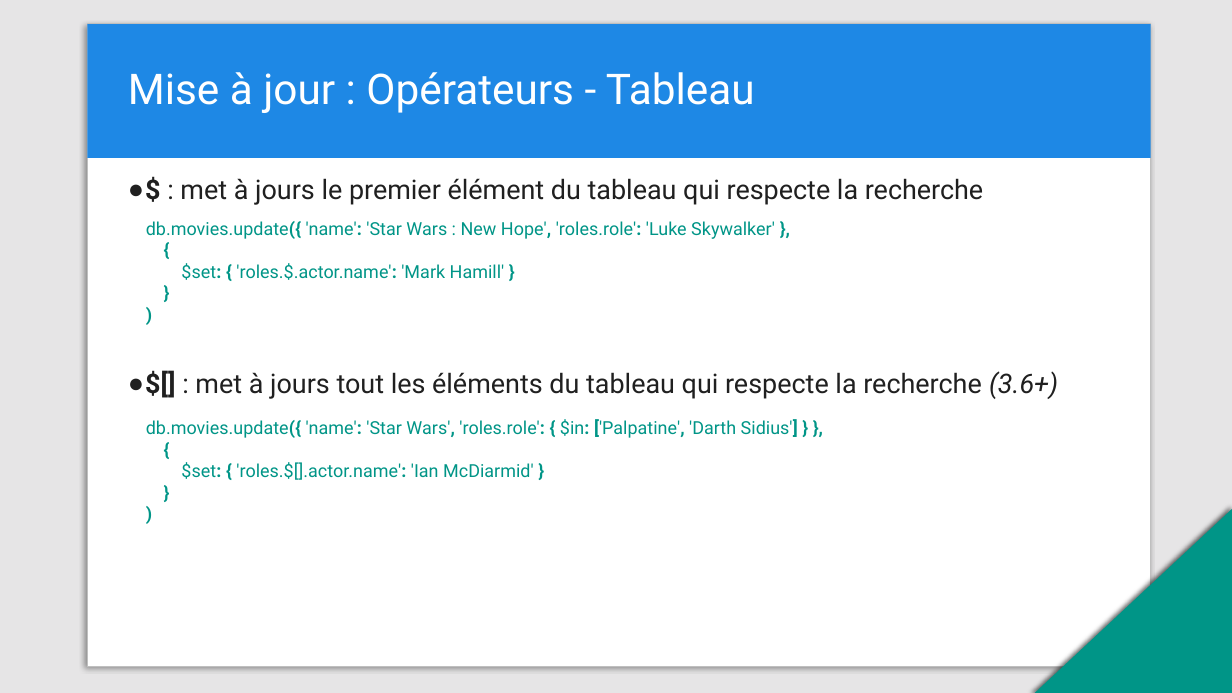
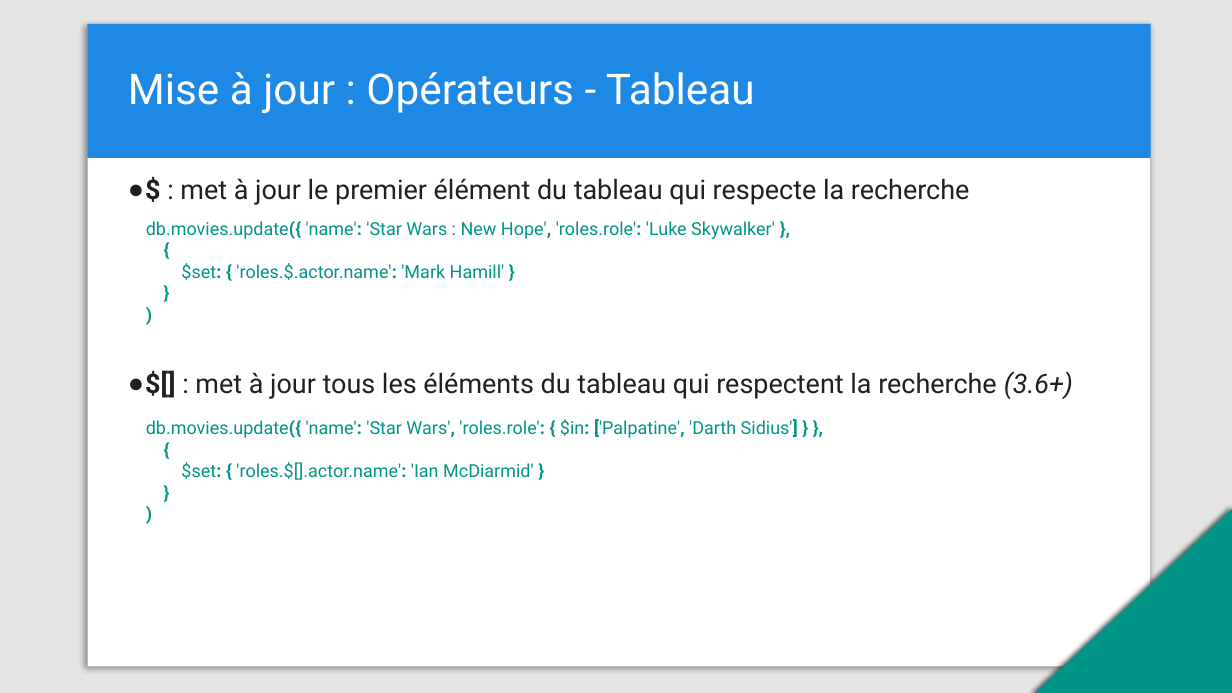
Before and after one commit to dohr-michael/training-mongodb, a slide deck: slide 24 of MongoDB-CRUD.pptx. Drawn at 1232x693 pixels with LibreOffice and Linux fonts; fonts in the diff are those of the drawing. Boxes give left, top, right and bottom in pixels: in the first picture for what was removed or moved away, otherwise in the second. Text is boxed around its words. In the diff, an @@ line names an element or a change of style, - is before the commit and + after.

```diff
--- a/MongoDB-CRUD.pptx
+++ b/MongoDB-CRUD.pptx
@@ text at (180,178,1073,399): text changed @@
-● $ : met à jours le premier élément du tableau qui respecte la recherche
-● $[] : met à jours tout les éléments du tableau qui respecte la recherche (3.6+)
+● $ : met à jour le premier élément du tableau qui respecte la recherche
+● $[] : met à jour tous les éléments du tableau qui respectent la recherche (3.6+)
```
Also in this commit, not shown: 13 other slides changed.
